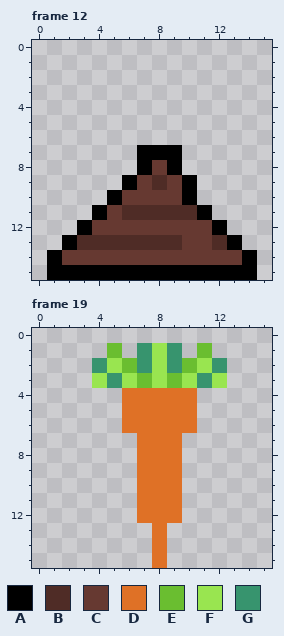
File history of a pixel-art file, Sprites/Map_Parts/MP-80-Junk.aseprite. The first picture shows the starting point.
16x16 pixels, 24 frames. Colours within 5 levels of each other are drawn and written as one. Shown: frame 12, frame 19. The commit also changed other frames, which this record leaves out.
Palette (. is transparent): A #000000  B #4f2c26  C #663931  D #df7126  E #6abe30  F #99e550  G #37946e
The same view after the edit:
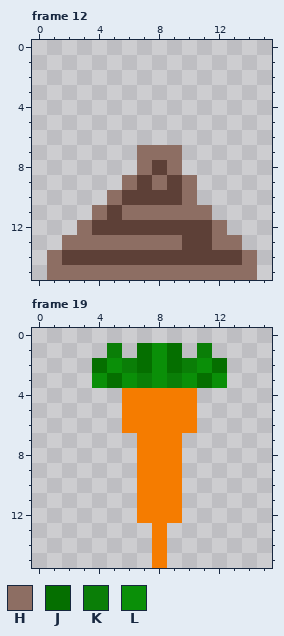
Colours new in this view: H #8d6e63  J #056f00  K #0a7e07  L #0a8f08
Changes in this commit:
Colour C changes from #663931 to #5d4037.
Colour D changes from #df7126 to #f57c00.
Frame 12:
The author changed colour A to colour H in row 7 at x 7 to 9; in row 8 at x 7 and 9; in row 9 at x 6 and 10; in row 10 at x 5 and 10; in row 11 at x 4 and 11; in row 12 at x 3 and 12.
The author changed colour A to colour H in row 13 at x 2 and 13; in row 14 at x 1 and 14; in row 15 at x 1 to 14.
The author changed colour B to colour H in row 9 at x 8; in row 11 at x 6 to 10; in row 13 at x 3 to 9 and 12.
Frame 19:
The author changed colour G to colour J in row 1 at x 7 and 9; in row 2 at x 4, 7, 9 and 12; in row 3 at x 5 and 11.
The author changed colour E to colour K in row 1 at x 5 and 11; in row 2 at x 6 and 10; in row 3 at x 7 and 9.
The author changed colour F to colour L in row 1 at x 8; in row 2 at x 5, 8 and 11; in row 3 at x 4, 6, 8, 10 and 12.
